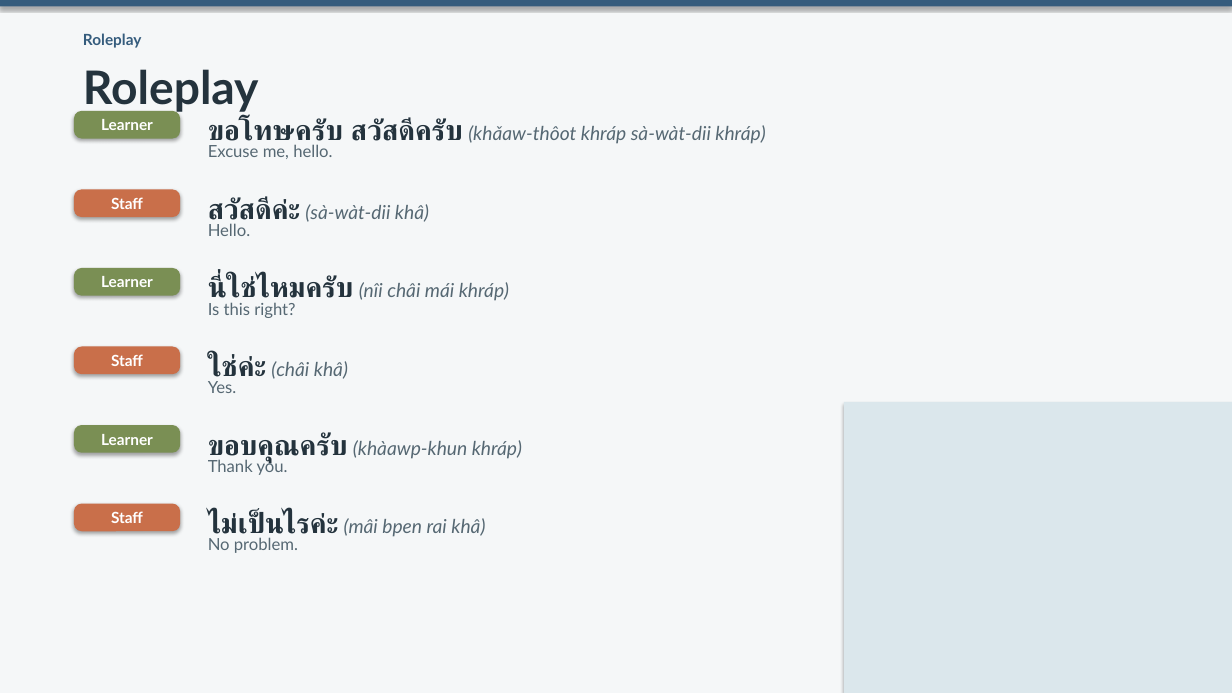
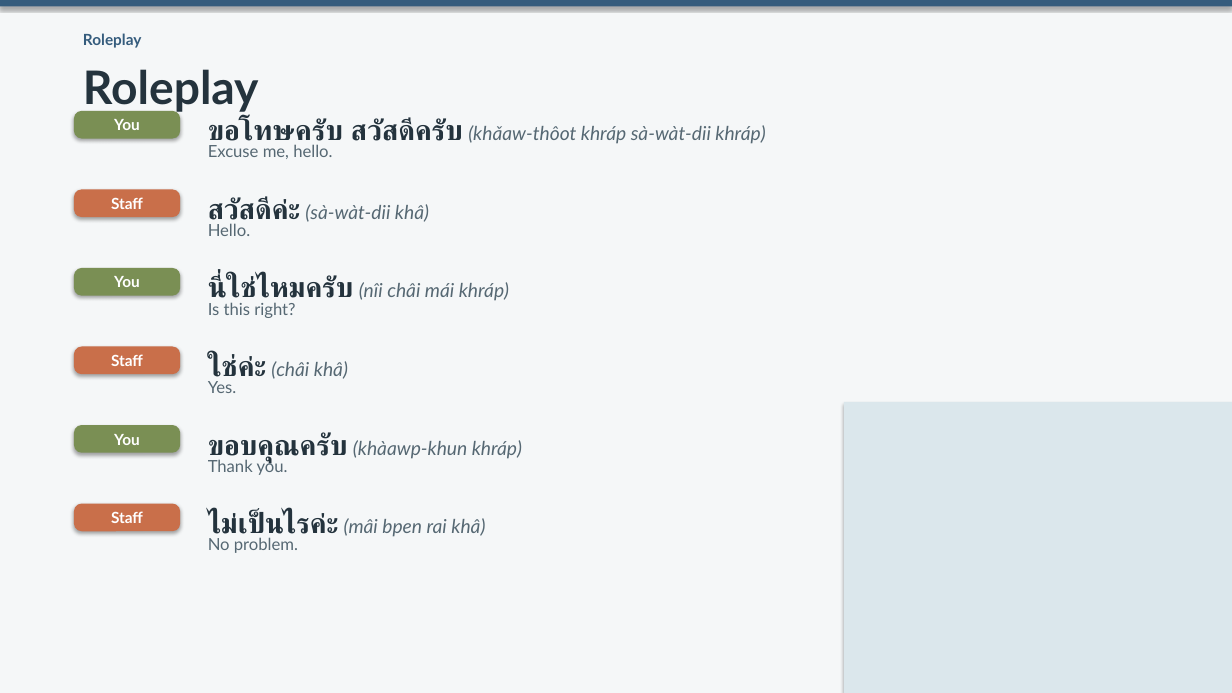
Before and after one commit to OTFTCS/thai-nine, a slide deck: slide 8 of course/modules/M01/L001/M01-L001-deck.pptx. Drawn at 1232x693 pixels with LibreOffice and Linux fonts; fonts in the diff are those of the drawing. Boxes give left, top, right and bottom in pixels: in the first picture for what was removed or moved away, otherwise in the second. Text is boxed around its words. In the diff, an @@ line names an element or a change of style, - is before the commit and + after.

```diff
--- a/course/modules/M01/L001/M01-L001-deck.pptx
+++ b/course/modules/M01/L001/M01-L001-deck.pptx
@@ text in rounded rectangle at bbox=[114, 119, 140, 130]: text changed @@
-Learner
+You
@@ text in rounded rectangle at bbox=[114, 276, 140, 287]: text changed @@
-Learner
+You
@@ text in rounded rectangle at bbox=[114, 434, 140, 445]: text changed @@
-Learner
+You
```
Also in this commit, not shown: 5 other slides changed, 12 other files.
